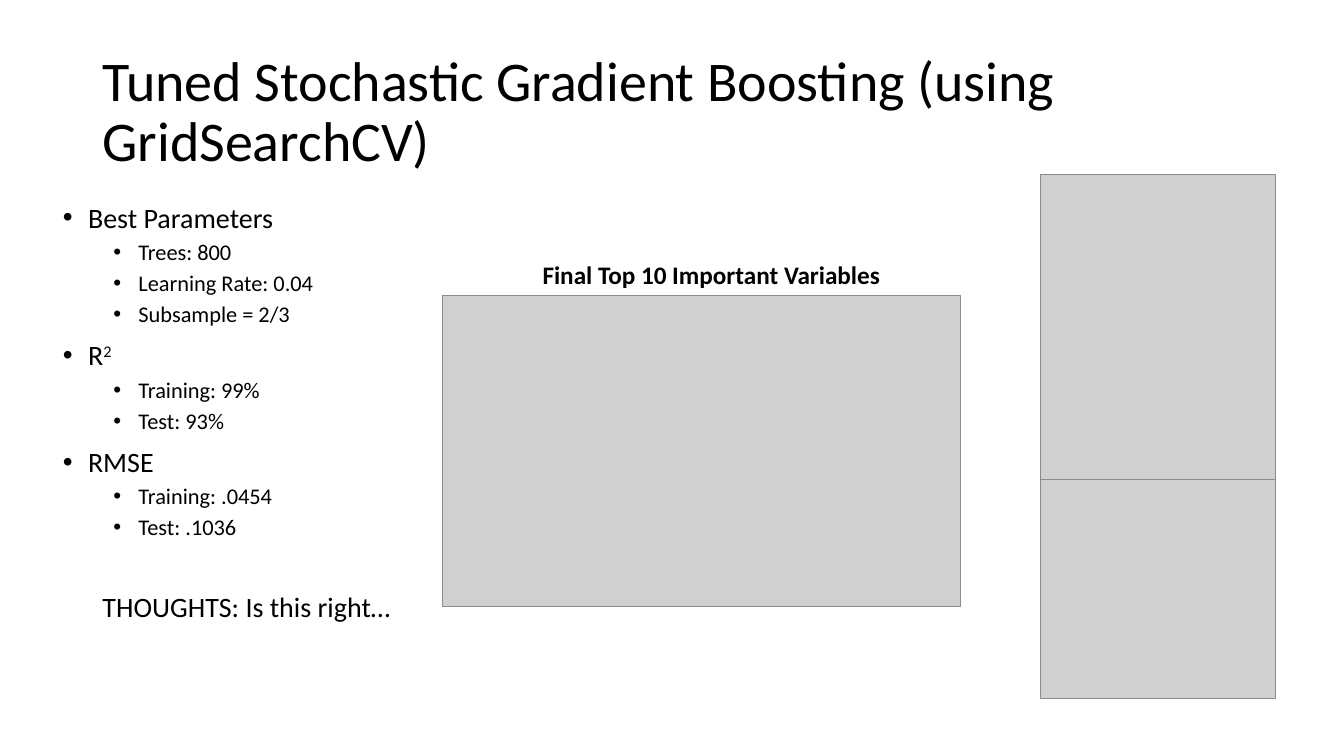
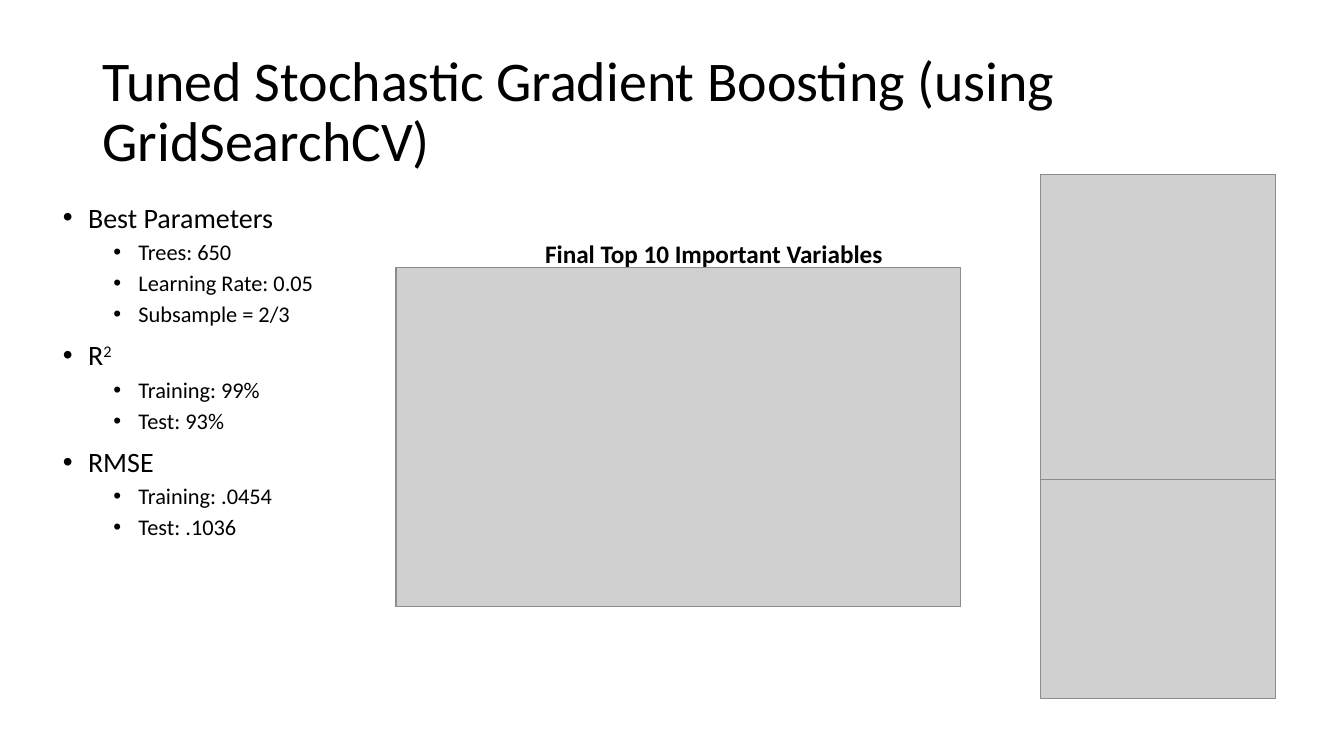
Before and after one commit to reflexiveprophecy/Kaggle_Predict_Ames_Iowa_Housing_Prices, a slide deck: slide 10 of Tree Based Models.pptx. Drawn at 1344x756 pixels with LibreOffice and Linux fonts; fonts in the diff are those of the drawing; grey boxes stand for pictures. Boxes give left, top, right and bottom in pixels: in the first picture for what was removed or moved away, otherwise in the second. Text is boxed around its words. In the diff, an @@ line names an element or a change of style, - is before the commit and + after.

```diff
--- a/Tree Based Models.pptx
+++ b/Tree Based Models.pptx
@@ text "Final Top 10 Important Variables": place and size @@
-text "Final Top 10 Important Variables" at <box>543,266,880,288</box>
+text "Final Top 10 Important Variables" at <box>545,245,883,269</box>
@@ text at <box>138,245,313,295</box>: text changed @@
-  • Trees: 800
-  • Learning Rate: 0.04
+  • Trees: 650
+  • Learning Rate: 0.05
@@ picture: place and size @@
-picture at <box>443,295,961,607</box>
+picture at <box>396,267,961,606</box>
@@ text removed at <box>102,597,391,622</box> @@
-THOUGHTS: Is this right…
```
Also in this commit, not shown: 2 other slides changed, 1 other file.
